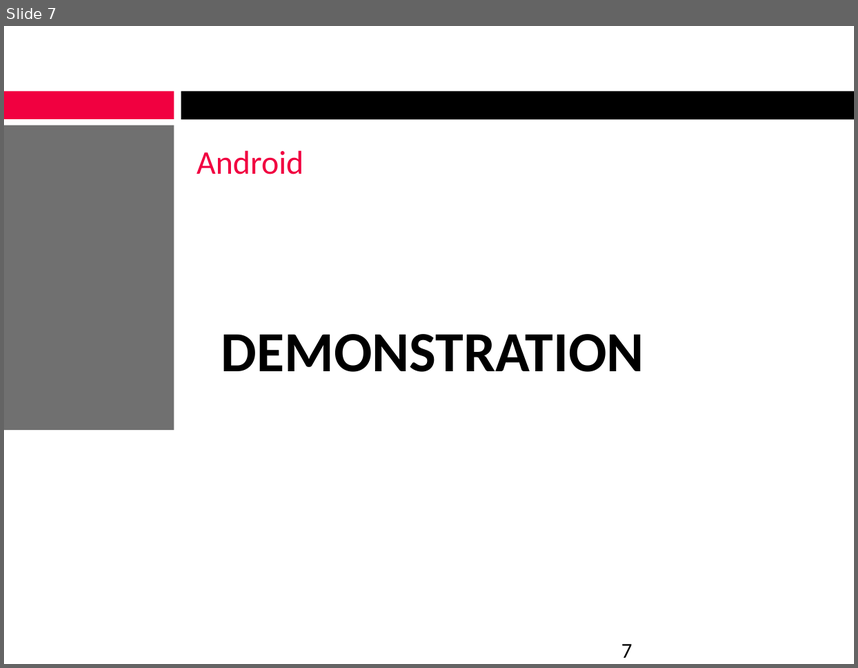
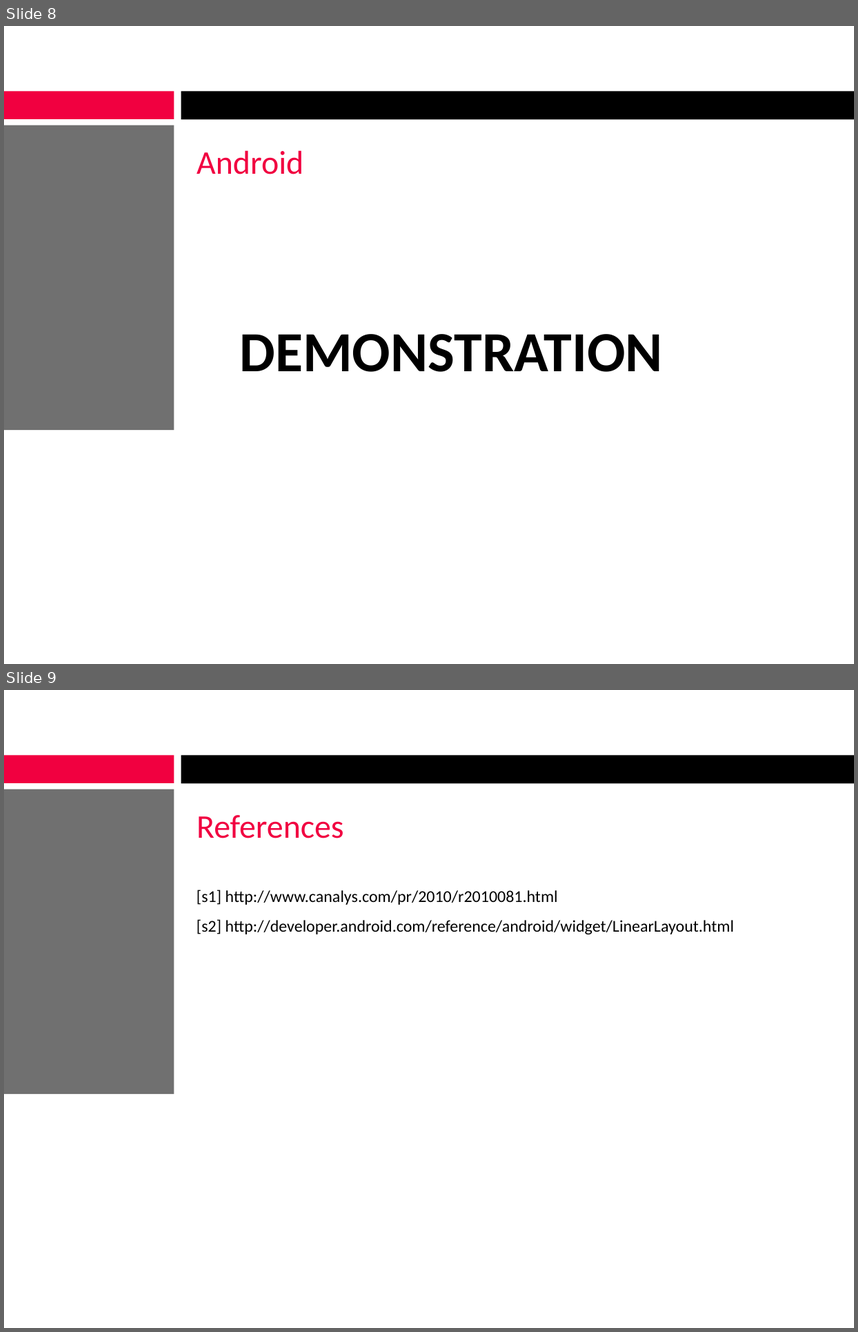
Before and after one commit to alexcraig/RoboWars, a slide deck: docs/presentation_slides/RoboWarsPresentation_SteveLegere_2.ppt. Shown one above the other, each under a label of ours: slide 7 before the commit, slides 8 and 9 after it. The pictures are 858x668 and 858x1332 pixels, drawn with LibreOffice and Linux fonts; fonts in the diff are those of the drawing; background and template pictures are left out. Boxes give left, top, right and bottom in pixels: in the first picture for what was removed or moved away, otherwise in the second. Text is boxed around its words. In the diff, an @@ line names an element or a change of style, - is before the commit and + after.

```diff
--- a/docs/presentation_slides/RoboWarsPresentation_SteveLegere_2.ppt
+++ b/docs/presentation_slides/RoboWarsPresentation_SteveLegere_2.ppt
@@ slide 9 added at box(4, 690, 854, 1328), background #FFFFFF; not listed: 3 template elements that a slide beside it also shows @@
@@ title added at box(197, 815, 343, 838), 28 pt, text #F10040 @@
+References
@@ text added at box(197, 889, 734, 934), 14 pt, text #000000 @@
+[s1] http://www.canalys.com/pr/2010/r2010081.html
+[s2] http://developer.android.com/reference/android/widget/LinearLayout.html
@@ what was slide 7 is now slide 8 @@
@@ slide 8 changed as well @@
@@ text "DEMONSTRATION": place and size @@
-text "DEMONSTRATION" at box(221, 334, 644, 372)
+text "DEMONSTRATION" at box(239, 334, 662, 372)
@@ page number removed at box(622, 644, 633, 657) @@
-7
```
Also in this commit, not shown: 5 other slides changed, 2 other slides added, 1 slide removed, 1 other file.
